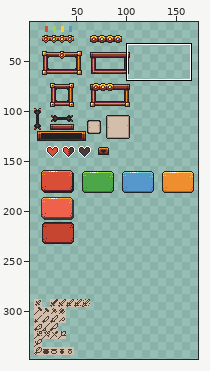
Edited in one commit: sprite sheet (RoguelikeGame.Main/res/img/ui.png). Above: a wide view before the commit, with the close-up outlined.
Close-up. Earlier state:
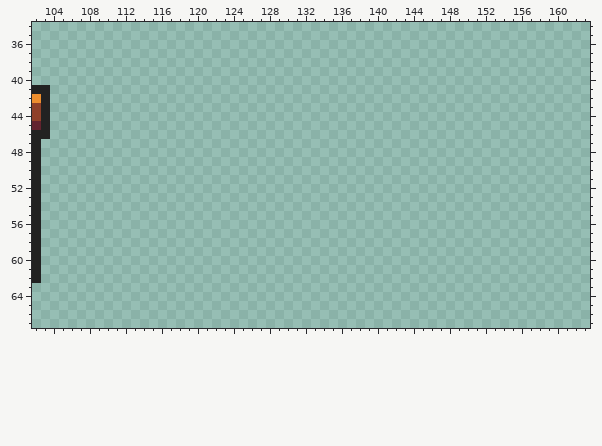
The file is 506x396 pixels. Colours within 5 levels of each other are drawn and written as one. Shown: x 102..163, y 34..67. The wide view leaves out empty margins.
The result:
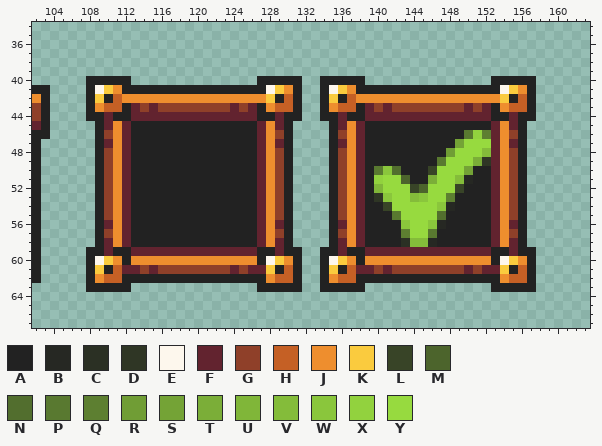
Palette (. is transparent): A #222222  B #262823  C #2b3024  D #2f3625  E #fdf7ed  F #62232f  G #8f4029  H #c56025  J #ee8e2e  K #facb3e  L #384427  M #4c642c  N #526e2e  P #597930  Q #5d7f31  R #709d35  S #74a336  T #7bae38  U #80b639  V #84bc3a  W #8ac63c  X #92d23e  Y #97da3f
Change:
Changed rows in their new state; - is an unchanged pixel.
first column x 108:
40 AAAAA--------------AAAAA--AAAAA--------------AAAAA
41 AEKJAAAAAAAAAAAAAAAAEKJA--AEKJAAAAAAAAAAAAAAAAEKJA
42 AKAHJJJJJJJJJJJJJJJJKAHA--AKAHJJJJJJJJJJJJJJJJKAHA
43 AJHHAFGFGGGGGGGGFGFAJHHA--AJHHAFGFGGGGGGGGFGFAJHHA
44 AAFAAFFFFFFFFFFFFFFAAFAA--AAFAAFFFFFFFFFFFFFFAAFAA
45 -AFJFAAAAAAAAAAAAAAFJFA----AFJFAAAAAAAAAAAAAAFJFA-
46 -AGJFAAAAAAAAAAAAAAFJGA----AGJFAAAAAAAAAAAPXQFJGA-
47 -AFJFAAAAAAAAAAAAAAFJFA----AFJFAAAAAAAAAASYYYFJFA-
48 -AGJFAAAAAAAAAAAAAAFJGA----AGJFAAAAAAAAARYYYVFJGA-
49 -AGJFAAAAAAAAAAAAAAFJGA----AGJFAAAAAAAAPYYYTDFJGA-
50 -AGJFAAAAAAAAAAAAAAFJGA----AGJFAPWNAAALYYYSAAFJGA-
51 -AGJFAAAAAAAAAAAAAAFJGA----AGJFAXYYMAATYYVBAAFJGA-
52 -AGJFAAAAAAAAAAAAAAFJGA----AGJFAUYYYLMYYYLAAAFJGA-
53 -AGJFAAAAAAAAAAAAAAFJGA----AGJFADWYYVWYYQAAAAFJGA-
54 -AGJFAAAAAAAAAAAAAAFJGA----AGJFAALYYYYYWBAAAAFJGA-
55 -AGJFAAAAAAAAAAAAAAFJGA----AGJFAAAPYYYYNAAAAAFJGA-
56 -AFJFAAAAAAAAAAAAAAFJFA----AFJFAAAAWYYWBAAAAAFJFA-
57 -AGJFAAAAAAAAAAAAAAFJGA----AGJFAAAAQYYPAAAAAAFJGA-
58 -AFJFAAAAAAAAAAAAAAFJFA----AFJFAAAACVVBAAAAAAFJFA-
59 AAFAAFFFFFFFFFFFFFFAAFAA--AAFAAFFFFFFFFFFFFFFAAFAA
60 AEKJAJJJJJJJJJJJJJJAEKJA--AEKJAJJJJJJJJJJJJJJAEKJA
61 AKAHFFGFGGGGGGGGFGFFKAHA--AKAHFFGFGGGGGGGGFGFFKAHA
62 AJHHAAAAAAAAAAAAAAAAJHHA--AJHHAAAAAAAAAAAAAAAAJHHA
63 AAAAA--------------AAAAA--AAAAA--------------AAAAA
Pixel boxes of the changes (left, top, right, bottom) in both close-ups:
added: (86, 76, 536, 292)
